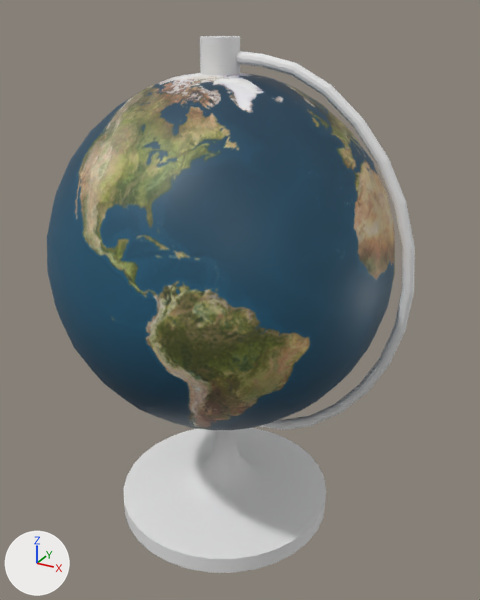
What one commit did to the FBX model Pawns/Space/Earth/Earth.fbx.
Rendered twice from a 50 mm camera at (0.179, -0.304, 0.297) aimed at (0.011, 0.0, 0.145). Every picture has the same lights, and +X, +Y and +Z are marked at lower left.
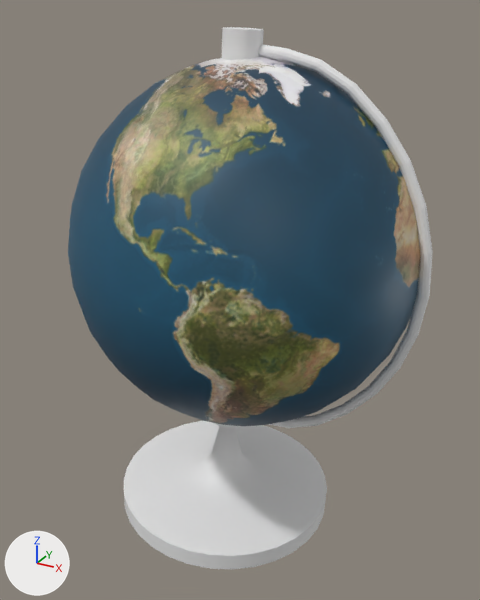
Patch to the scene script:
```diff
--- a/Pawns/Space/Earth/Earth.fbx.py
+++ b/Pawns/Space/Earth/Earth.fbx.py
@@ ob_cylinder @@
 ob_cylinder = bpy.data.objects.new('Cylinder', me_cylinder)
-ob_cylinder.location = (0.0, 0.0, 0.0)
+ob_cylinder.location = (0.0, 0.0, 0.0041)
+ob_cylinder.rotation_euler = (0.0, 0.0454, 0.0)  # degrees (0, 2.6, 0)
@@ ob_sphere @@
 ob_sphere = bpy.data.objects.new('Sphere', me_sphere)
-ob_sphere.location = (0.0, 0.0, 0.0)
+ob_sphere.parent = ob_cylinder
+ob_sphere.location = (0.0, 0.0, 0.00415)
+ob_sphere.rotation_euler = (0.0, 0.0454, 0.0)  # degrees (0, 2.6, 0)
```

What differs and where, as boxes [x1, y1, x2, y2] in the pictures (480 x 600 px):
'Sphere', moved, turned
    before: [47, 73, 395, 430]
    after: [68, 57, 420, 426]
'Cylinder', moved, turned
    before: [124, 36, 326, 573]
    after: [124, 27, 327, 569]
'Curve', moved, turned
    before: [236, 51, 415, 430]
    after: [258, 44, 433, 428]
